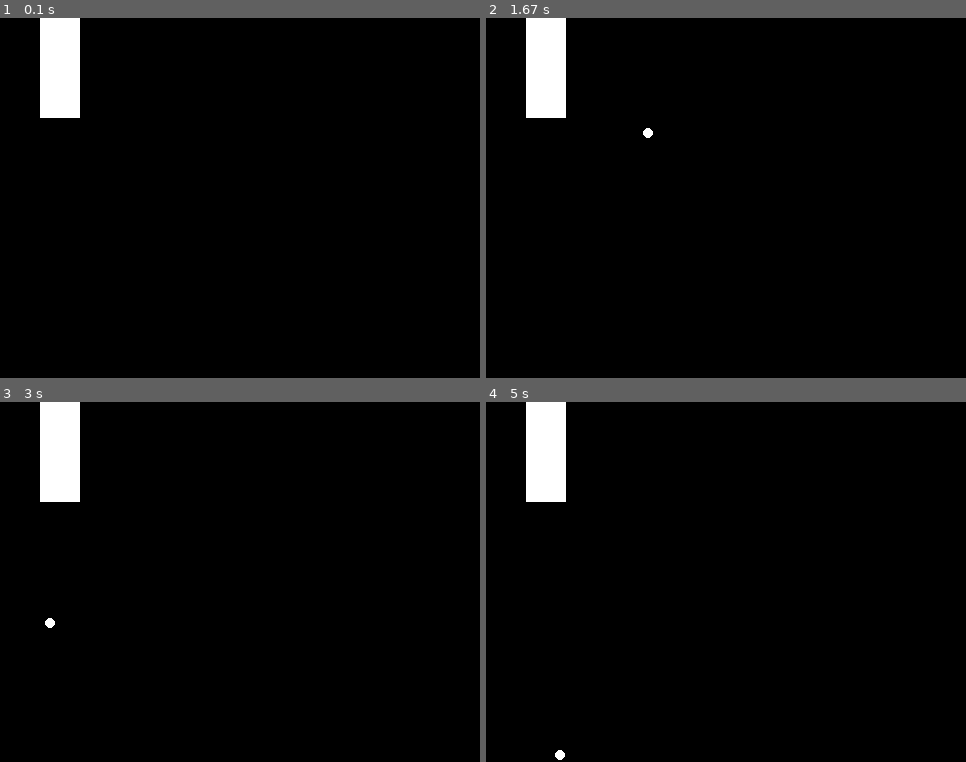
Above: before the commit, frames 1-4 (two rows, left to right).
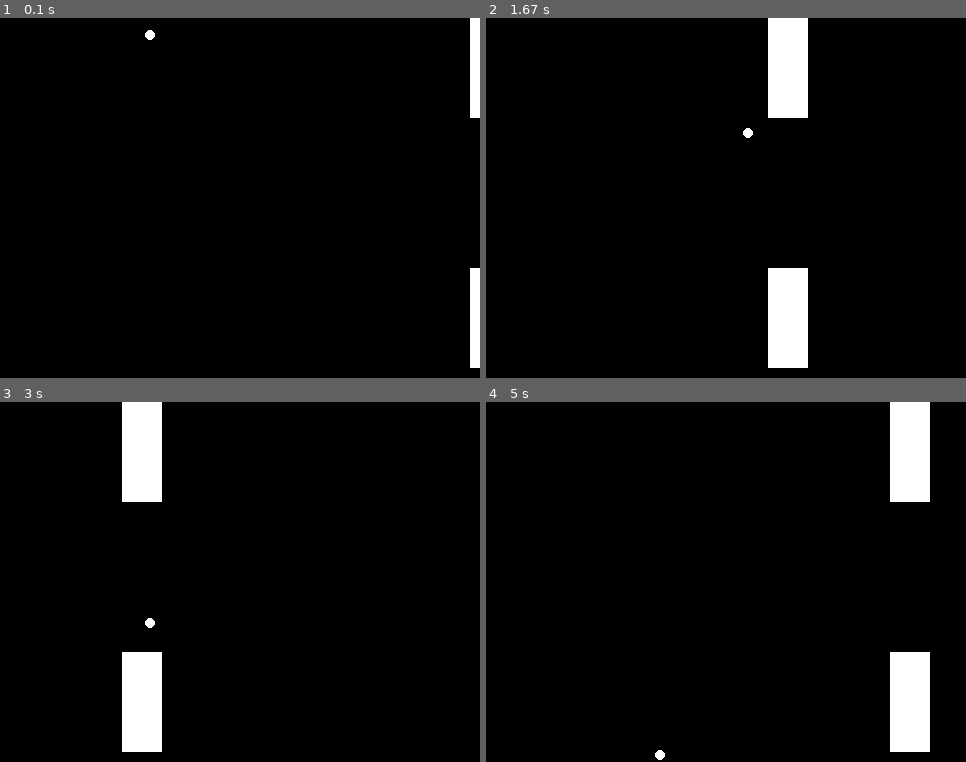
Above: after the commit, the same moments.

Repository: tghimanshu/pygame-first-game
Game: pygame game, started from main.py
Same seed, same stepped clock (60 frames per second), same inputs: the game is played once before the commit and once after it.
Inputs:
- Up to frame 1 (0.1 s): no input
- Up to frame 2 (1.67 s): hold Right 0.33-0.8 s; hold Up 0.83-1.13 s; tap Space at 0.9, 1.23, 1.53 s; hold Right 1.17-1.63 s
- Up to frame 3 (3 s): hold Left 1.67-2.2 s; tap Space at 1.73, 2.03, 2.3, 2.63, 2.93 s; hold Down 2.23-2.53 s; hold Left 2.57-2.97 s
- Up to frame 4 (5 s): hold Up 3-3.37 s; tap Space at 3.07, 3.47, 3.77, 4.13, 4.53, 4.83 s; hold Right 3.4-4.03 s; hold Down 4.07-4.43 s; hold Left 4.47-4.93 s; hold Right from 4.97 s (still down)

The runs differ from the first frame. In frame 1, 3.5% of the frame differs, in the area x 8-100%, y 0-98%; in frame 2, 7.0%, in the area x 8-68%, y 0-98%; in frame 3, 7.0%; in frame 4, 7.0%.

Commit message:
made base flappy bird game

Diff:
--- a/main.py
+++ b/main.py
@@ -7,11 +7,18 @@
 
 # Base Variables
 width, height = 480, 360
-x, y = 50, 5
+x, y = 150, 5
 velocity = 2
 jumpVelocity = 6
 black = 0, 0, 0
 white = 255, 255, 255
+pipeX = width
+score = 0
+font = pygame.font.SysFont('Serif', 2)
+text = font.render(str("yo"), True, white, black)
+textRect = text.get_rect()
+textRect.x = 0
+textRect.y = 0
 
 # creating the basic screen
 screen = pygame.display.set_mode((width, height))
@@ -50,9 +57,22 @@
     # fill screen
     screen.fill(black)
     # obstacles
-    pipe_1 = pygame.draw.rect(screen, white, pygame.Rect(40, 0, 40, 100))
+    pipe_1 = pygame.draw.rect(screen, white, pygame.Rect(pipeX, 0, 40, 100))
+    pipe_2 = pygame.draw.rect(screen, white, pygame.Rect(pipeX, 250, 40, 100))
+    pipeX -= 2
+    if pipeX < -40:
+        pipeX = width
+
     # player
     ball = pygame.draw.circle(screen, white, (x, y), 5)
+    if ball.collidelistall([pipe_1, pipe_2]):
+        pipeX = width
+        score = 0
+        y = 5
+    if pipe_1.x == 100:
+        print(score)
+        score += 1
+
     # update
     pygame.display.update()
 
